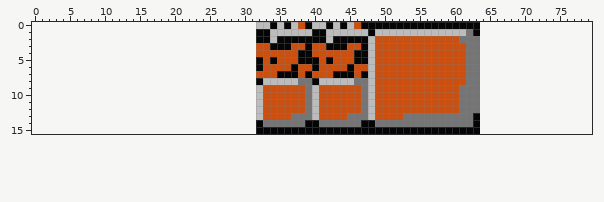
Sprite sheet -- DemoDirectX/textures/Ground.png. That is the earlier state.
The file is 64x32 pixels, drawn in blocks of 2x2; one block is one cell here. Colours within 5 levels of each other are drawn and written as one. The old version is drawn lined up with the new one, on the new canvas.
Once edited:
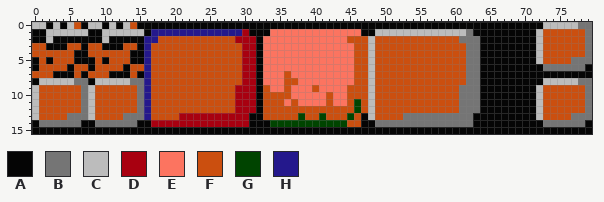
Palette (. is transparent): A #050505  B #757575  C #bcbcbc  D #a80010  E #fc7460  F #cb4f0f  G #004400  H #24188c
Changes in this commit:
canvas 32x16 -> 80x16, the old top-left corner now at 32,0
y 0: x 0..33 ................................CC -> CCACACFACCACACFAAAAAAAAAAAAAAAAAAA; x 35 C -> A; x 37..38 CF -> AA; x 40..41 CC -> AA; x 43 C -> A; x 45..46 CF -> AA; x 64..79 ................ -> AAAAAAAAACCCCCBB
y 1: x 0..31 ................................ -> AACCCCCCAACCCCCCAHHHHHHHHHHHHHDA; x 34..47 CCCCCCAACCCCCC -> EEEEEEEEEEEEEA; x 64..79 ................ -> AAAAAAAACFFFFFFB
y 2: x 0..31 ................................ -> AACAAAAAAACAAAAAHHFFFFFFFFFFFDDD; x 33..47 ACAAAAAAACAAAAA -> EEEEEEEEEEEEFFF; x 64..79 ................ -> AAAAAAAACFFFFFFB
y 3: x 0..45 ................................FFAAAFFAFFAAAF -> FFAAAFFAFFAAAFFAHFFFFFFFFFFFFFDDAEEEEEEEEEEEEE; x 47 A -> F; x 64..79 ................ -> AAAAAAAACFFFFFFB
y 4: x 0..47 ................................FFFFFFAAFFFFFFAA -> FFFFFFAAFFFFFFAAHFFFFFFFFFFFFFDDAEEEEEEEEEEEEEFF; x 64..79 ................ -> AAAAAAAACFFFFFFB
y 5: x 0..31 ................................ -> AFAFFFAAAFAFFFAAHFFFFFFFFFFFFFDD; x 33..47 FAFFFAAAFAFFFAA -> EEEEEEEEEEEEEFF; x 64..79 ................ -> AAAAAAAACFFFFBBB
y 6: x 0..31 ................................ -> AFFFFAFFAFFFFAFFHFFFFFFFFFFFFFDD; x 33..45 FFFFAFFAFFFFA -> EEEEEEEEEEEEE; x 64..79 ................ -> AAAAAAAAABBBBBBA
y 7: x 0..45 ................................FFFAAAFAFFFAAA -> FFFAAAFAFFFAAAFAHFFFFFFFFFFFFFDDAEEEFEEEEEEEEE; x 47 A -> F; x 64..79 ................ -> AAAAAAAAAAAAAAAA
y 8: x 0..31 ................................ -> ACCCCCBBACCCCCBBHFFFFFFFFFFFFFDD; x 33..47 CCCCCBBACCCCCBB -> EEEFFEEEEEEEEFF; x 64..79 ................ -> AAAAAAAAACCCCCBB
y 9: x 0..32 ................................C -> CFFFFFFBCFFFFFFBHFFFFFFFFFFFFDDDA; x 34..35 FF -> EE; x 37..44 FFBCFFFF -> EEEFEEEE; x 47 B -> F; x 64..79 ................ -> AAAAAAAACFFFFFFB
y 10: x 0..32 ................................C -> CFFFFFFBCFFFFFFBHFFFFFFFFFFFFDDDA; x 37..41 FFBCF -> EEEEE; x 43..44 FF -> EE; x 47 B -> F; x 64..79 ................ -> AAAAAAAACFFFFFFB
y 11: x 0..32 ................................C -> CFFFFFFBCFFFFFFBHFFFFFFFFFFFFDDDA; x 36 F -> E; x 38..41 FBCF -> EEEE; x 43..44 FF -> EE; x 46..47 FB -> GF; x 64..79 ................ -> AAAAAAAACFFFFFFB
y 12: x 0..32 ................................C -> CFFFFFFBCFFFFFFBHFFFFFFFFFFFFDDDA; x 39..40 BC -> FF; x 46..47 FB -> GF; x 64..79 ................ -> AAAAAAAACFFFFFFB
y 13: x 0..32 ................................C -> CFFFFBBBCFFFFBBBHFFFFDDDDDDDDDDAA; x 37..41 BBBCF -> FGFFG; x 45..47 BBB -> GFA; x 64..79 ................ -> AAAAAAAACFFFFBBB
y 14: x 0..31 ................................ -> ABBBBBBAABBBBBBAADDDDDDDDDDDDDDA; x 33..46 BBBBBBAABBBBBB -> AGGGGGGGGGGGFF; x 64..79 ................ -> AAAAAAAAABBBBBBA
y 15: x 0..31 ................................ -> AAAAAAAAAAAAAAAAAAAAAAAAAAAAAAAA; x 64..79 ................ -> AAAAAAAAAAAAAAAA
